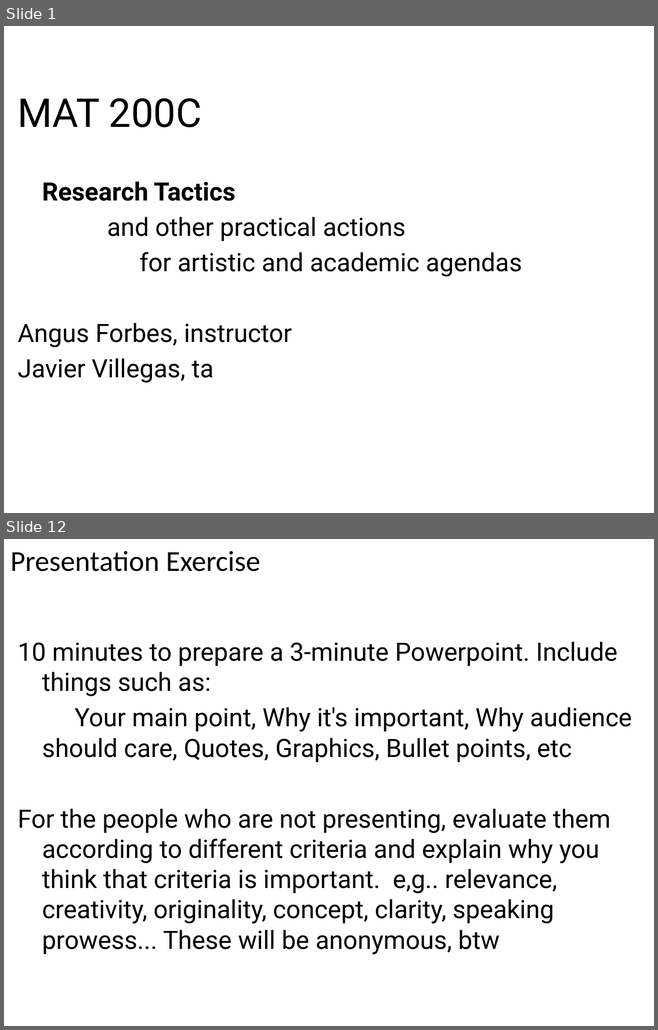
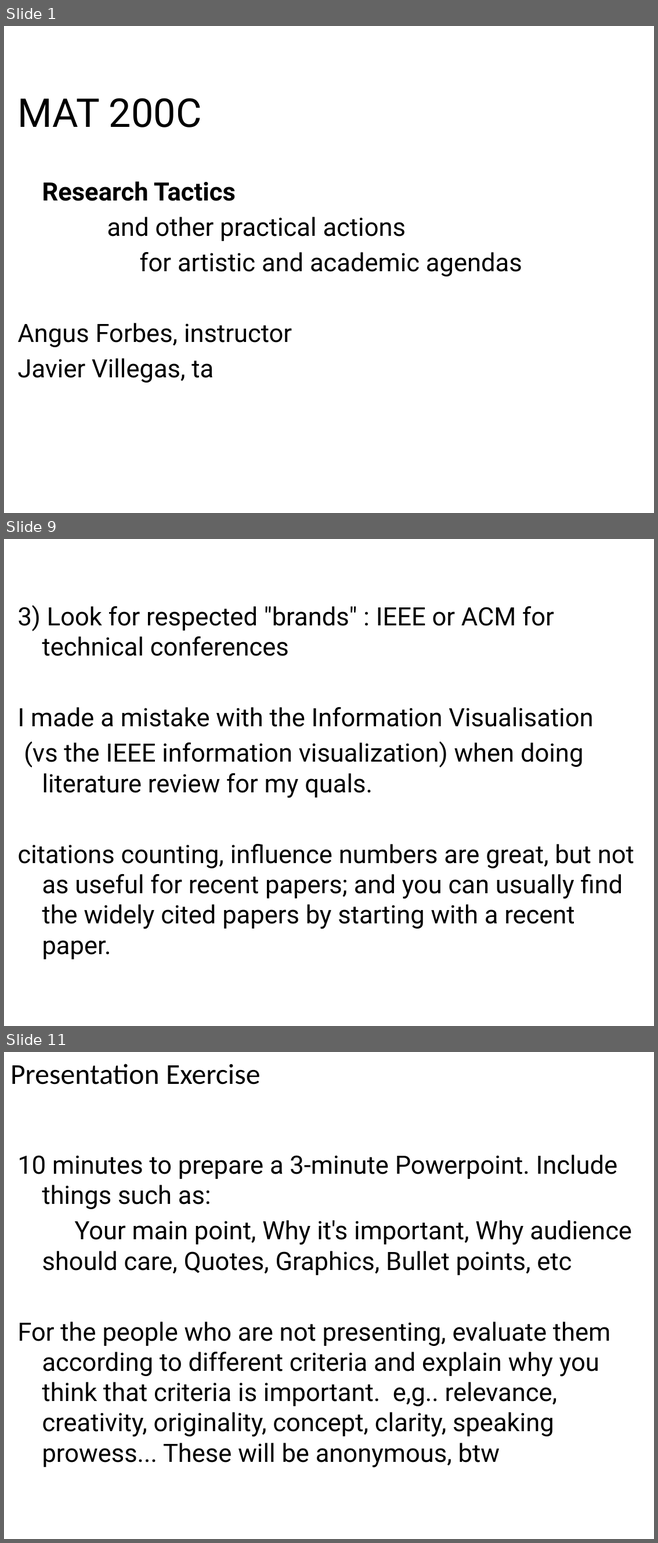
Before and after one commit to angusforbes/mat200c, a slide deck: slides/week2_day1.pptx. Shown one above the other, each under a label of ours: slides 1 and 12 before the commit, slides 1, 9 and 11 after it; the slides between them are not shown. The pictures are 658x1030 and 658x1543 pixels, drawn with LibreOffice and Linux fonts; fonts in the diff are those of the drawing. Boxes give left, top, right and bottom in pixels: in the first picture for what was removed or moved away, otherwise in the second. Text is boxed around its words. In the diff, an @@ line names an element or a change of style, - is before the commit and + after.

```diff
--- a/slides/week2_day1.pptx
+++ b/slides/week2_day1.pptx
@@ slide 9 added at box(4, 539, 654, 1026), background #FFFFFF @@
@@ text added at box(18, 605, 634, 959), 28 pt, text #000000 @@
+3) Look for respected "brands" : IEEE or ACM for technical conferences
+I made a mistake with the Information Visualisation
+(vs the IEEE information visualization) when doing literature review for my quals.
+citations counting, influence numbers are great, but not as useful for recent papers; and you can usually find the widely cited papers by starting with a recent paper.
@@ what was slide 12 is now slide 11 @@
```
Also in this commit, not shown: 2 slides changed, 7 other slides added, 10 slides removed, 4 other files.
